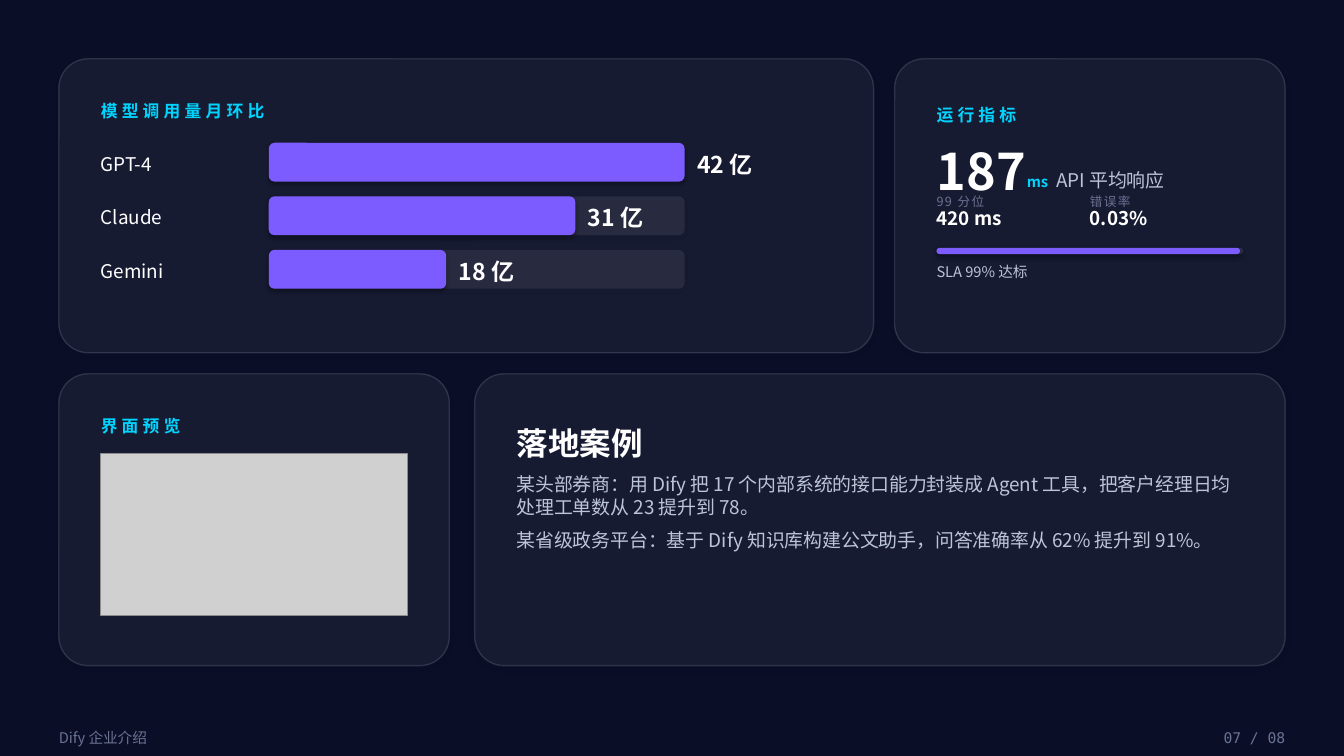
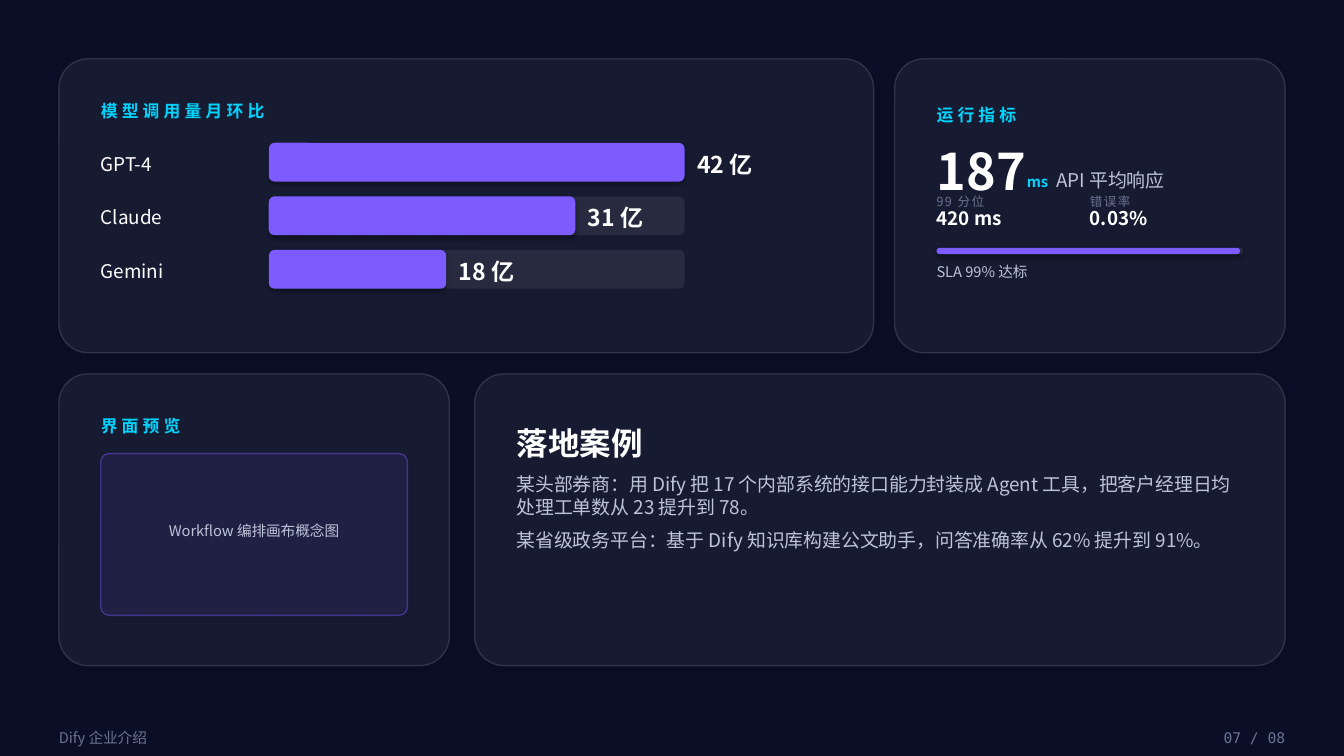
Before and after one commit to ZhengRui-Chen/bento-ppt-skill, a slide deck: slide 7 of examples/dify-intro/deck.pptx. Drawn at 1344x756 pixels with LibreOffice and Linux fonts; fonts in the diff are those of the drawing; grey boxes stand for pictures. Boxes give left, top, right and bottom in pixels: in the first picture for what was removed or moved away, otherwise in the second. Text is boxed around its words. In the diff, an @@ line names an element or a change of style, - is before the commit and + after.

```diff
--- a/examples/dify-intro/deck.pptx
+++ b/examples/dify-intro/deck.pptx
@@ picture removed at (x1=101, y1=454, x2=407, y2=615) @@
@@ rounded rectangle added at (x1=101, y1=454, x2=407, y2=615), fill #7C5CFF at 10% opacity, outline #7C5CFF 1 pt @@
@@ text added at (x1=169, y1=523, x2=339, y2=537), 10.5 pt, text #BCC4D8 @@
+Workflow 编排画布概念图
```
Also in this commit, not shown: 1 other slide changed, 21 other files.
